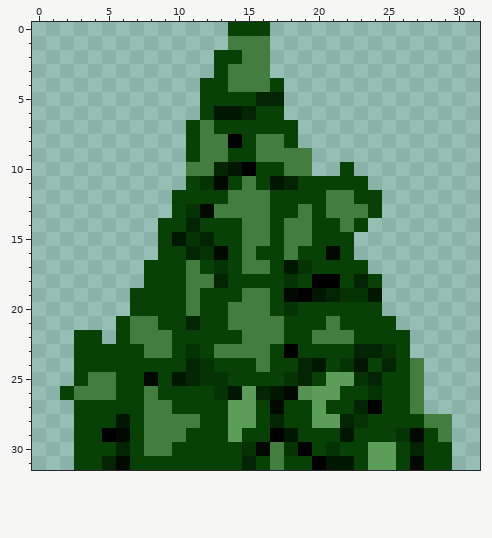
One commit to this pixel-art sprite: images/spruce_tree_top.png. The picture above is the old version.
The file is 32x32 pixels.
After:
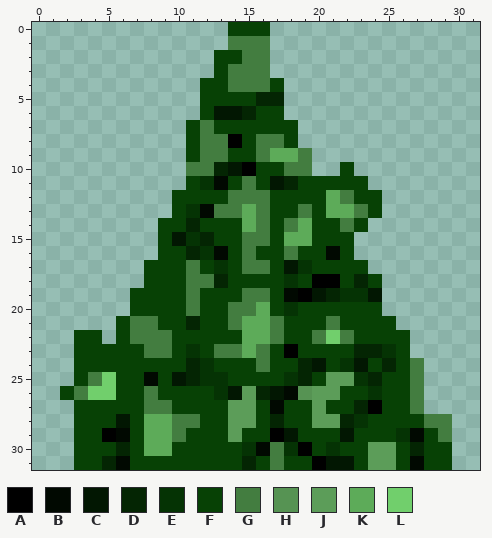
Palette (. is transparent): A #000000  B #010901  C #021702  D #042503  E #053304  F #074105  G #437d40  H #569353  J #5c9d59  K #5dab59  L #71cf6c
From old to new:
Changed rows in their new state; - is an unchanged pixel.
first column x 15:
 9 --KK----
12 ------K-
13 K-----KK
14 K---K---
15 ---KK---
first column x 4:
20 ------------K-----
21 -----------KK-----
22 -----------KK----L
23 -----------K------
25 -L----------------
26 LL----------------
28 ----KK------------
29 ----KK------------
30 ----KK------------
Where, in picture pixels (left, top, right, bottom), the same in both pictures:
changed: (242, 148, 354, 358)
changed: (88, 372, 172, 456)
